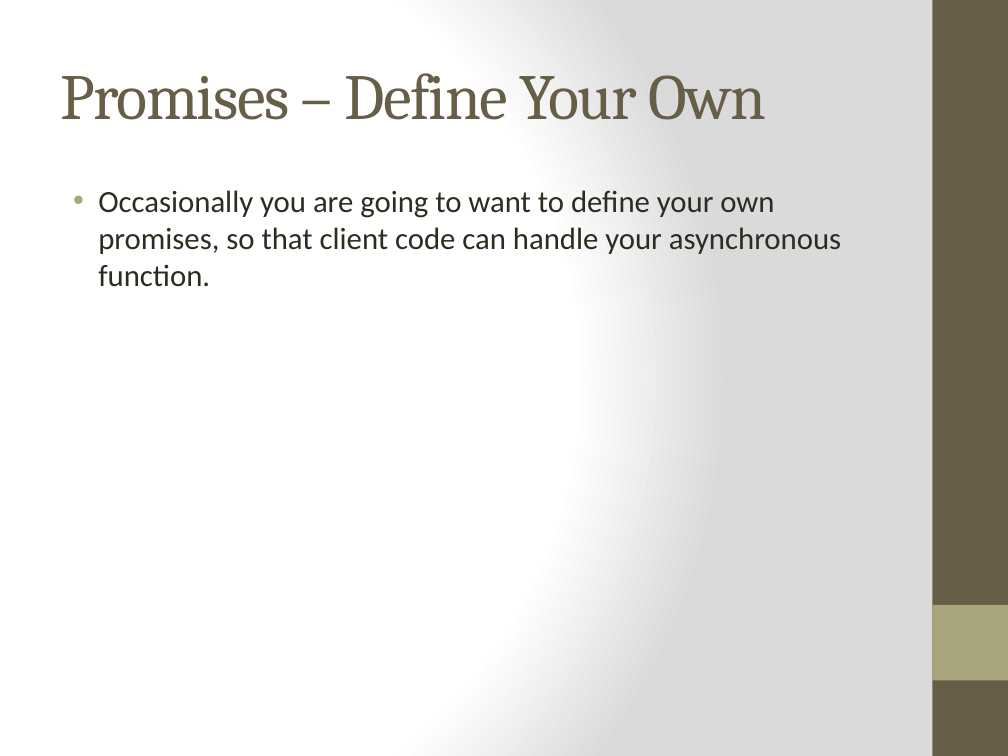
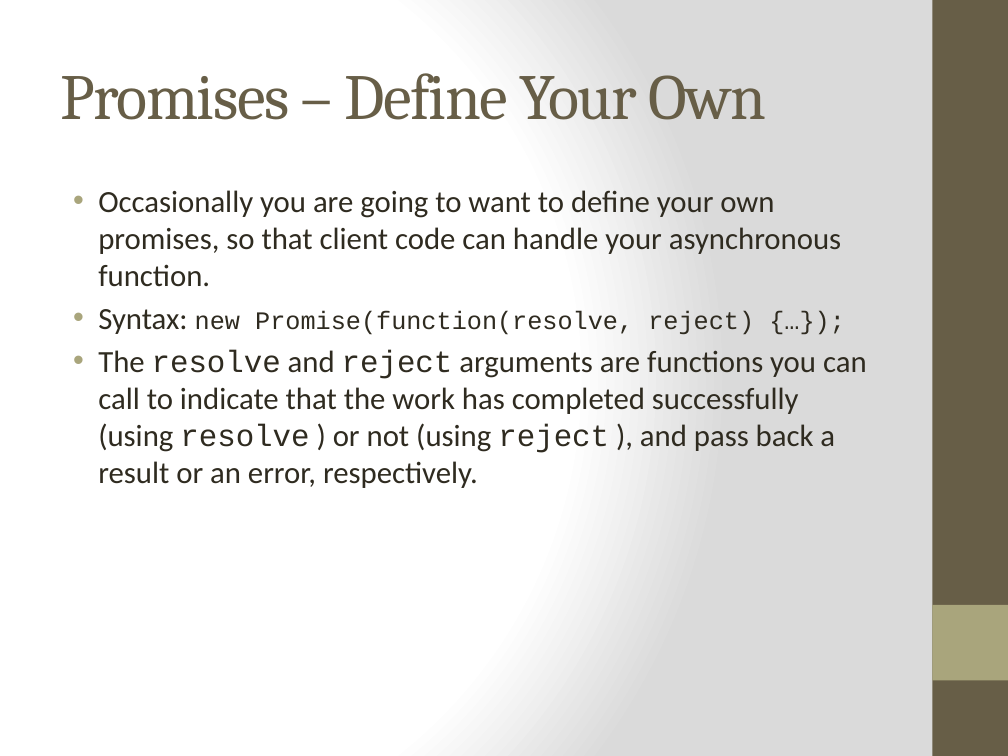
Before and after one commit to cheryly279/AsyncDiscussion, a slide deck: slide 20 of Async_Discussion_9_29_15.pptx. Drawn at 1008x756 pixels with LibreOffice and Linux fonts; fonts in the diff are those of the drawing. Boxes give left, top, right and bottom in pixels: in the first picture for what was removed or moved away, otherwise in the second. Text is boxed around its words. In the diff, an @@ line names an element or a change of style, - is before the commit and + after.

Commit message:
More slides.

```diff
--- a/Async_Discussion_9_29_15.pptx
+++ b/Async_Discussion_9_29_15.pptx
@@ text at [98,309,867,488]: paragraphs added @@
+• Syntax: new Promise(function(resolve, reject) {…});
+• The resolve and reject arguments are functions you can call to indicate that the work has completed successfully (using resolve ) or not (using reject ), and pass back a result or an error, respectively.
```
Also in this commit, not shown: 1 other slide changed, 12 slides added.
